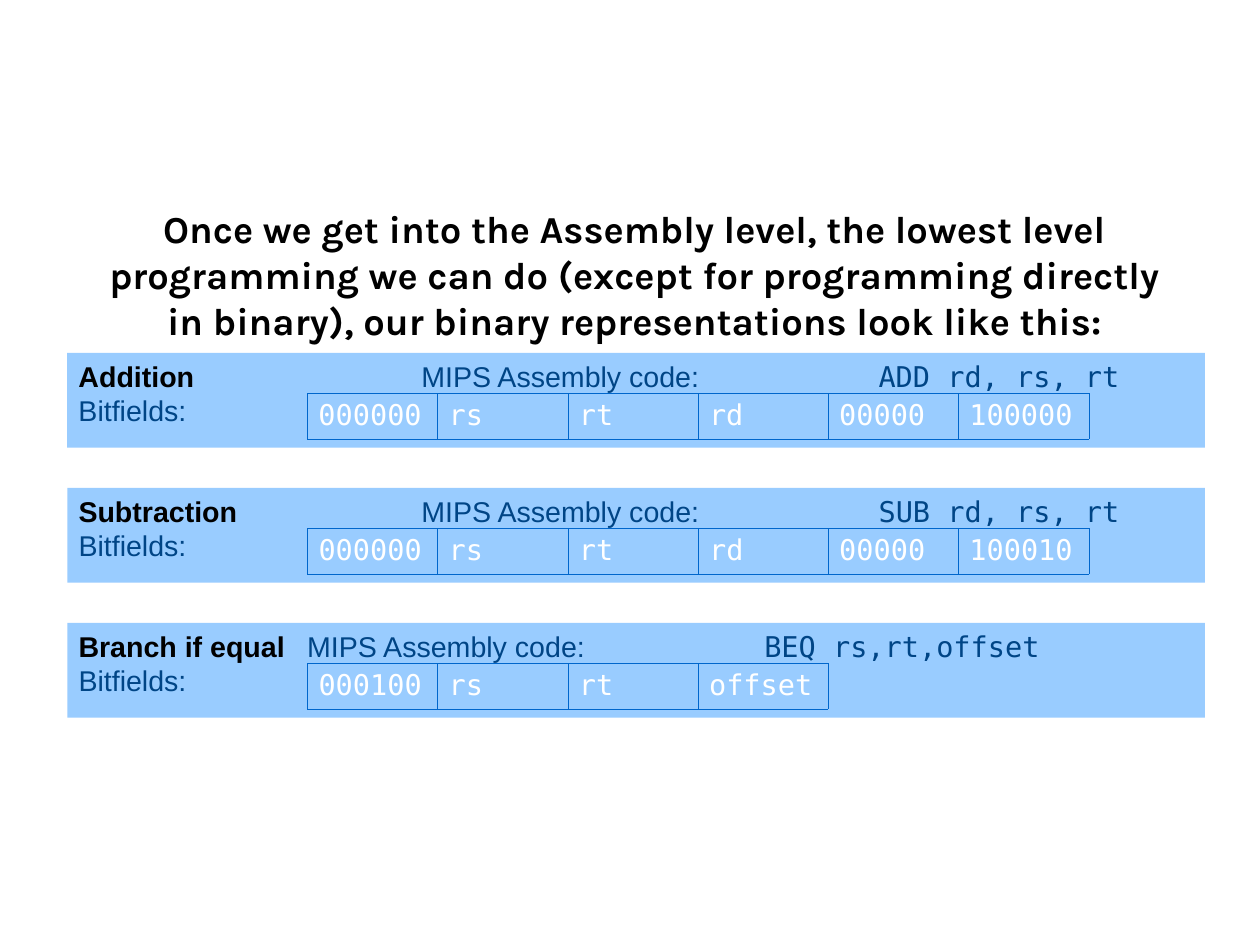
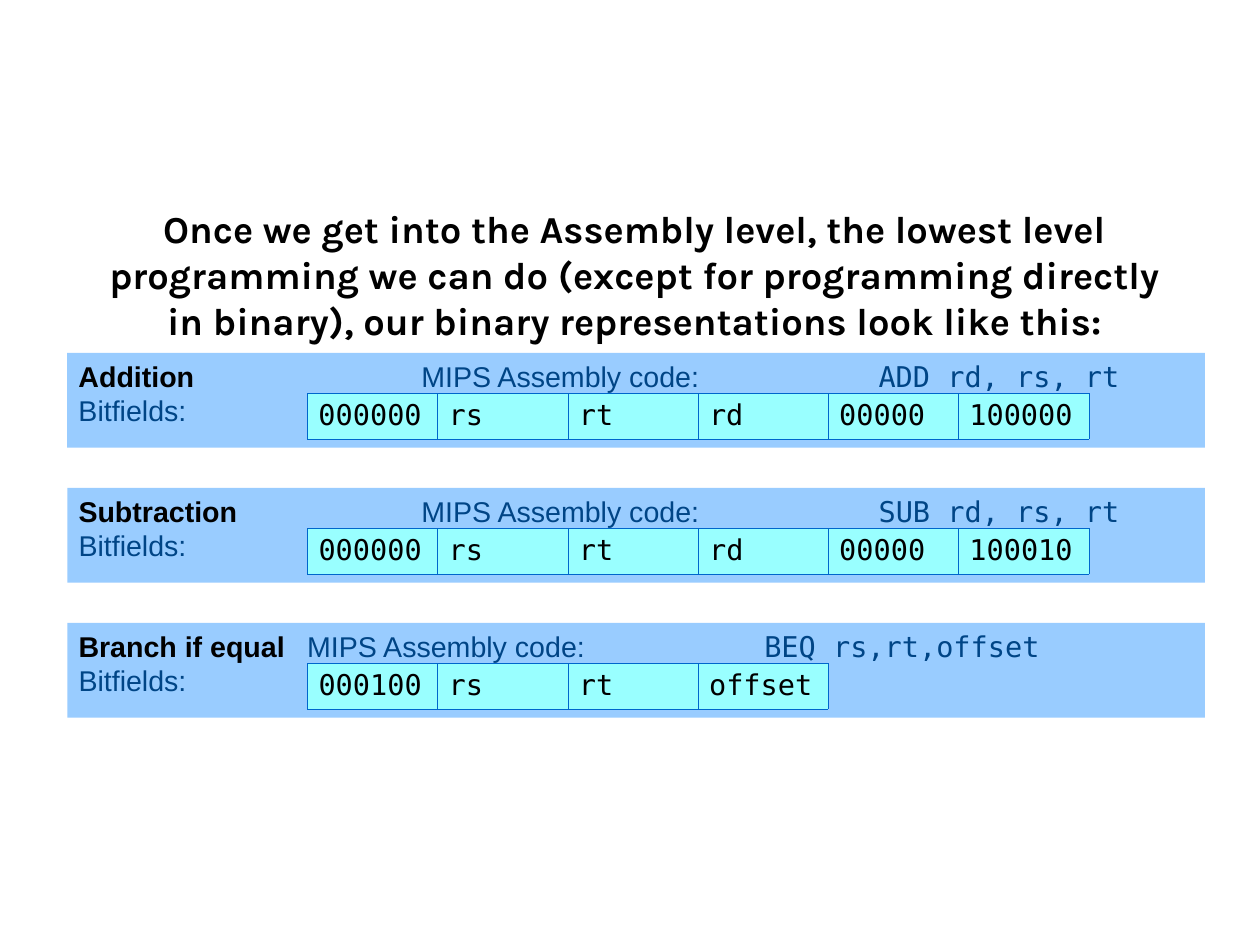
Before and after one commit to nguyenchithien/CS210-Discrete-Structures, a slide deck: slide 6 of Lectures/Lecture Slides 3.5.odp. Drawn at 1260x945 pixels with LibreOffice and Linux fonts; fonts in the diff are those of the drawing; background and template pictures are left out. Boxes give left, top, right and bottom in pixels: in the first picture for what was removed or moved away, otherwise in the second. Text is boxed around its words. In the diff, an @@ line names an element or a change of style, - is before the commit and + after.

```diff
--- a/Lectures/Lecture Slides 3.5.odp
+++ b/Lectures/Lecture Slides 3.5.odp
@@ table at <box>308,393,1090,438</box> @@
@@ fill none to #99FFFF in row 1 @@
@@ text colour #FFFFFF to #000000 @@
@@ table at <box>308,528,1090,573</box> @@
@@ fill none to #99FFFF in row 1 @@
@@ text colour #FFFFFF to #000000 @@
@@ table at <box>308,663,829,708</box> @@
@@ fill none to #99FFFF in row 1 @@
@@ text colour #FFFFFF to #000000 @@
```
Also in this commit, not shown: 8 other slides changed, 3 slides added, 6 other files.
